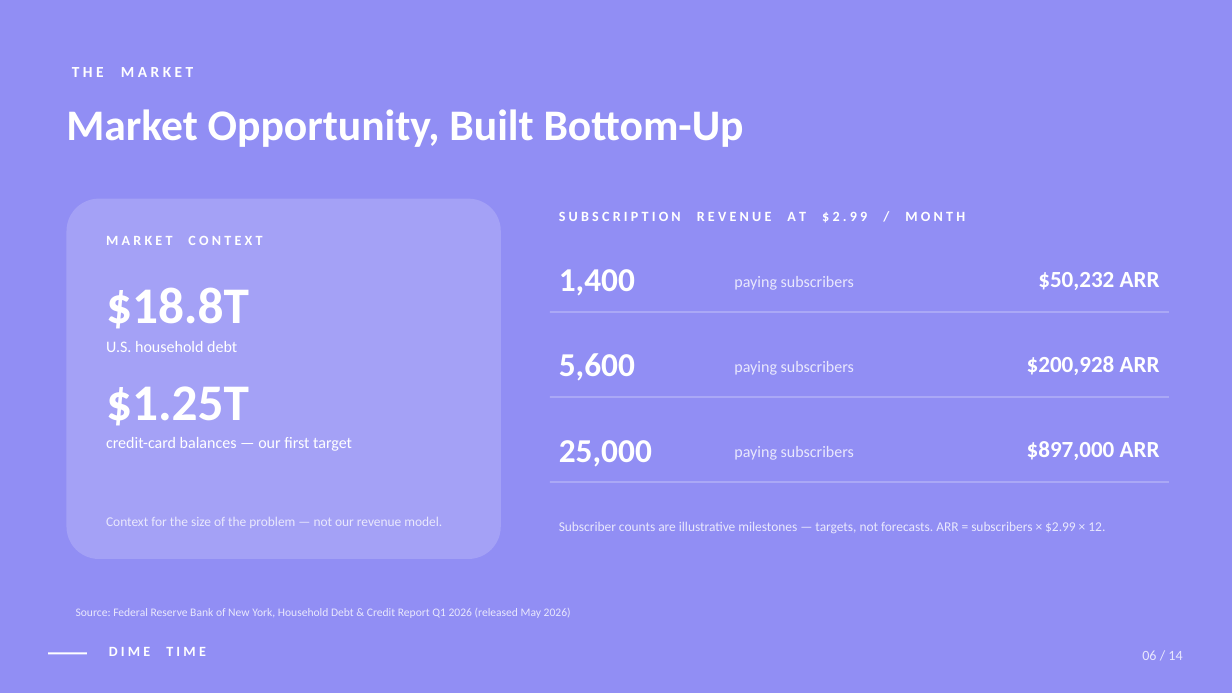
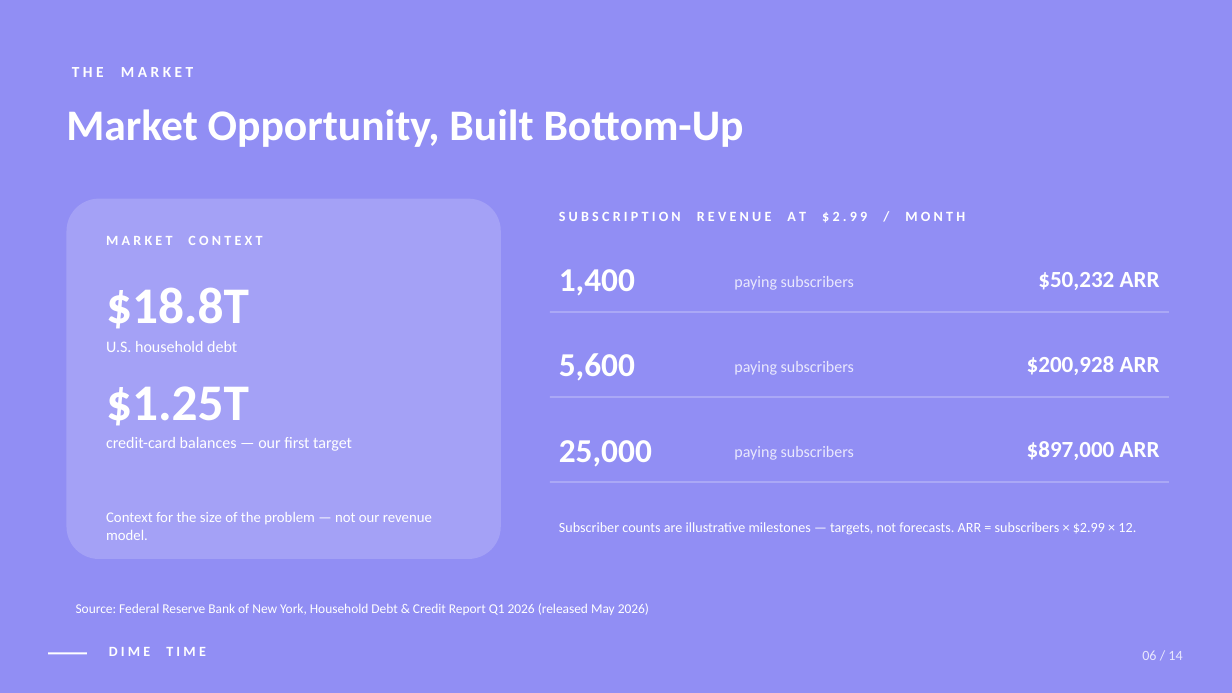
Before and after one commit to Dime-Time/Dime-Time-Technologies, a slide deck: slide 6 of attached_assets/pitch-deck-slides/dime-time-pitch-deck-with-ip.pptx. Drawn at 1232x693 pixels with LibreOffice and Linux fonts; fonts in the diff are those of the drawing. Boxes give left, top, right and bottom in pixels: in the first picture for what was removed or moved away, otherwise in the second. Text is boxed around its words. In the diff, an @@ line names an element or a change of style, - is before the commit and + after.

```diff
--- a/attached_assets/pitch-deck-slides/dime-time-pitch-deck-with-ip.pptx
+++ b/attached_assets/pitch-deck-slides/dime-time-pitch-deck-with-ip.pptx
@@ text "Context for the size of ..." at box(106, 512, 432, 540): size 10.5 to 11.5 pt, text colour #E9E8FD to #FFFFFF @@
@@ text "Subscriber counts are illustrative milestones ..." at box(559, 522, 1136, 535): size 10.5 to 11 pt, text colour #E9E8FD to #FFFFFF @@
@@ text "Source: Federal Reserve Bank of ..." at box(76, 603, 649, 615): size 9 to 10.5 pt, text colour #E9E8FD to #FFFFFF @@
```
Also in this commit, not shown: 9 other slides changed, 17 other files.
